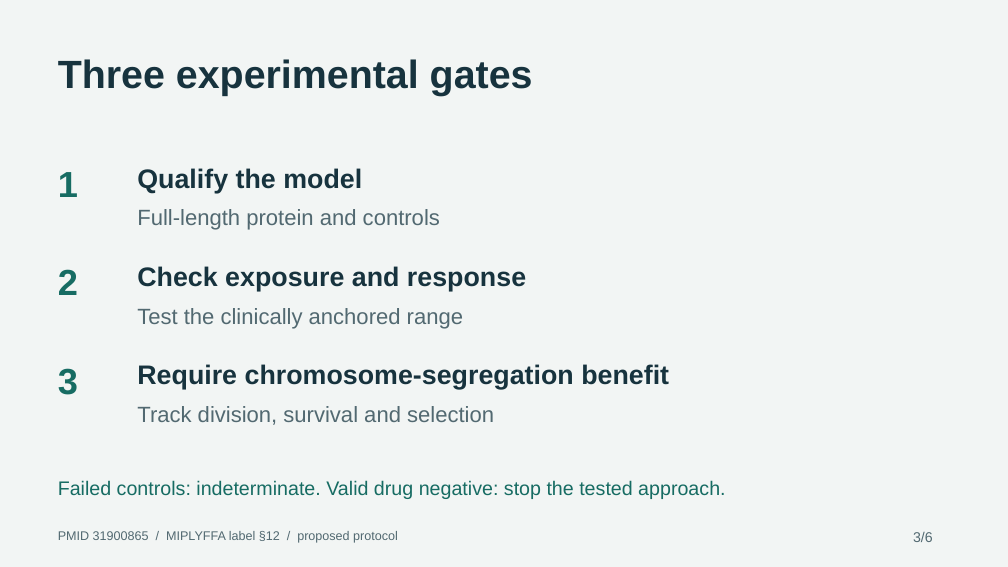
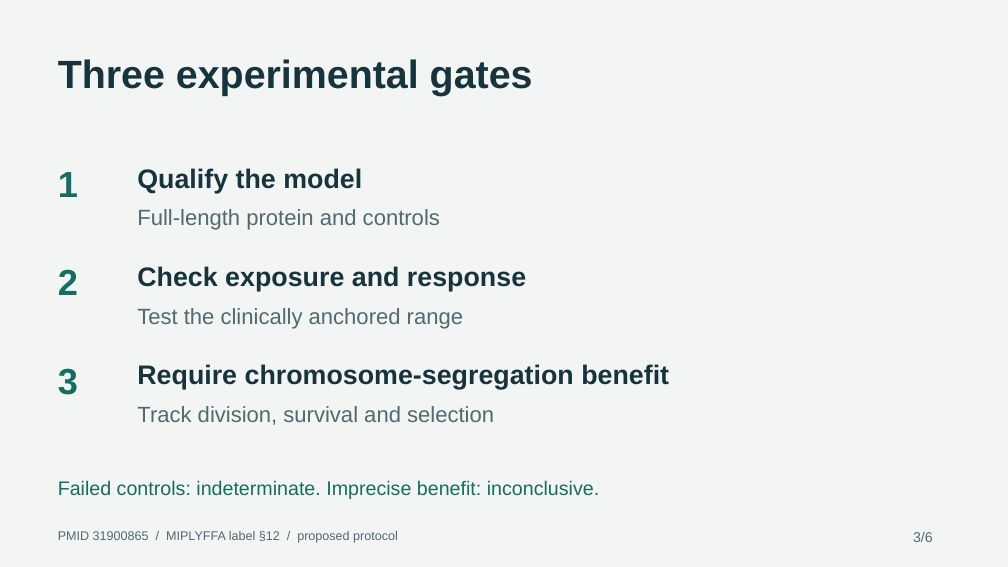
Before and after one commit to adriamasnou/mva-hackathon-2026-track1, a slide deck: slide 3 of submissions/pitch/pitch-editable.pptx. Drawn at 1008x567 pixels with LibreOffice and Linux fonts; fonts in the diff are those of the drawing. Boxes give left, top, right and bottom in pixels: in the first picture for what was removed or moved away, otherwise in the second. Text is boxed around its words. In the diff, an @@ line names an element or a change of style, - is before the commit and + after.

Commit message:
Ground the proposal in full-source review and validate navigator tasks

```diff
--- a/submissions/pitch/pitch-editable.pptx
+++ b/submissions/pitch/pitch-editable.pptx
@@ text at box(58, 480, 599, 499): text changed @@
-Failed controls: indeterminate. Valid drug negative: stop the tested approach.
+Failed controls: indeterminate. Imprecise benefit: inconclusive.
```
Also in this commit, not shown: 37 other files.
